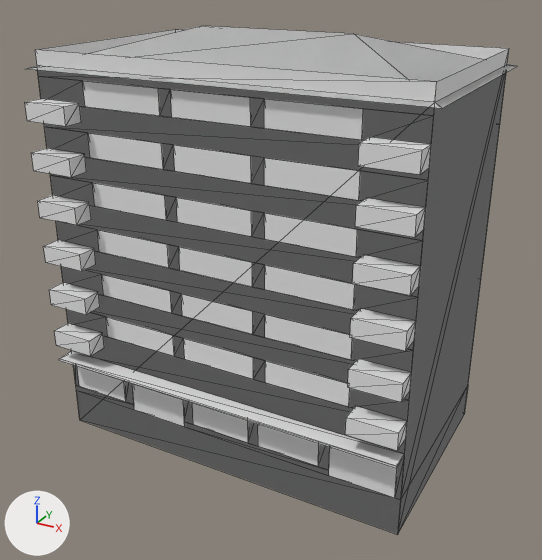
A saved change to the glTF model assets/models/buildings/res_late/bld_res_late_b_gf.glb.
One viewpoint serves both versions: a 50 mm camera at (21.9, -40.2, 28.4) aimed at (0.4, -1.2, 8.9). Arrows for +X, +Y and +Z are at lower left; the lights stay in place. The picture after the commit comes second. Mesh edges are drawn as thin lines. Objects named as collision shapes, trigger or cutter boxes, shadow casters or lower levels of detail are left out. Vertices at exactly the same position are counted once.

Names of what the first picture shows: 'bld_res_late_b_gf_LOD0', 'bld_res_late_b_gf_PROXY'.
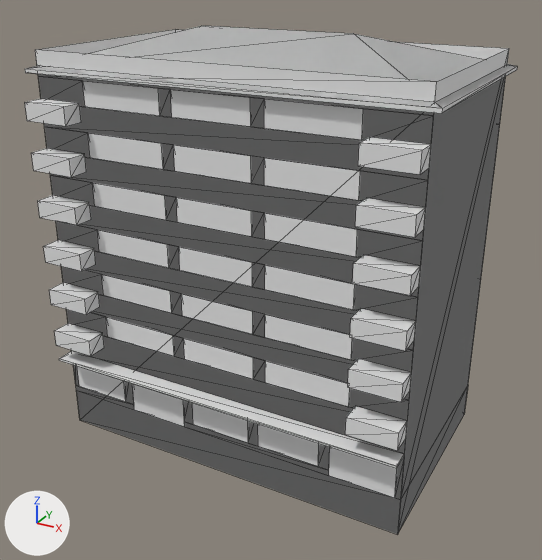
What differs and where, as boxes [x1, y1, x2, y2] in the pictures (542 x 560 px):
'bld_res_late_b_gf_LOD0', reshaped
    before: [25, 26, 516, 534]
    after: [25, 26, 517, 534]
part 1 of me_bld_res_late_b_gf_lod0, added
    after: [25, 66, 517, 113]

Edits to the bpy script that builds the scene:
```text
Change me_bld_res_late_b_gf_lod0:
    used by ob_bld_res_late_b_gf_lod0; location = (0.0, 0.0, 0.0)
    verts and faces of me_bld_res_late_b_gf_lod0; kept vertices keep their numbers, new ones are numbered from 406
    before: 400 (-12.5, -7.5, 22.1) at pixel (24, 68), 401 (12.5, -7.5, 22.1) at pixel (442, 108), 404 (12.5, 7.5, 22.1) at pixel (517, 66), 405 (-12.5, 7.5, 22.1)
    remove me_bld_res_late_b_gf_lod0.from_pydata(...)  # 406 vertices, 528 faces; spans x -12.5..12.5, y -8.3..7.5, z -2.5..24.2
    add me_bld_res_late_b_gf_lod0.from_pydata(...)  # 410 vertices, 536 faces; spans x -12.5..12.5, y -8.3..7.5, z -2.5..24.2
    me_bld_res_late_b_gf_lod0 part 1
    add for new, old in zip([*range(406, 410)], [400, 401, 404, 405]): verts[new] = verts[old] + (0.0, 0.0, -0.3)
    add faces += [(401, 406, 407), (400, 406, 401), (405, 408, 409), (404, 408, 405), (404, 407, 408), (401, 407, 404)]
    add faces += [(400, 409, 406), (400, 405, 409)]
```
